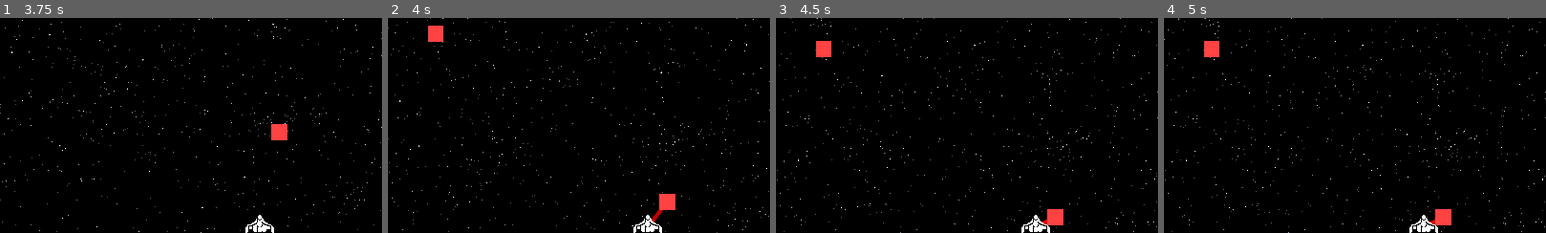
Above: before the commit, frames 1-4 (left to right).
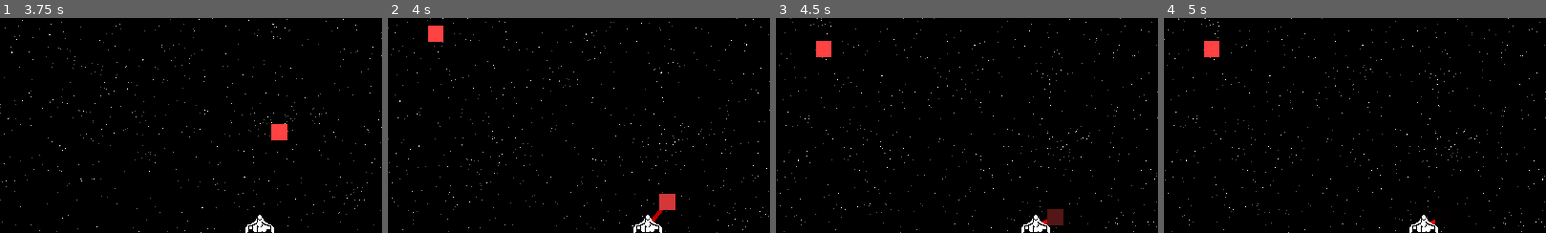
Above: after the commit, the same moments.

Repository: lajollagamesclub/project-mark
Game: Godot game, scene res://Main.tscn
The game is run twice, just before and just after one commit, with the same random seed, the same clock (stepped at 60 frames per second) and the same inputs. The engine's default icon, where the game draws it, is replaced by a stand-in: a white triangle on a blue panel in a dark square.
Inputs:
- Up to frame 1 (3.75 s): hold E (g_dash_right) 0.53-1.28 s; hold S (g_down) 1.28-2.03 s; hold E (g_dash_right) 2.03-2.78 s; hold W (g_up) 2.78-3.53 s; hold Q (g_dash_left) from 3.53 s (still down)
- Up to frame 2 (4 s): keep holding Q (g_dash_left)
- Up to frame 3 (4.5 s): keep holding Q (g_dash_left)
- Up to frame 4 (5 s): keep holding Q (g_dash_left)
The pictures show only the part of the screen within x 16-66%, y 1-51%; the shares and areas given below are measured in that part.

Frame 1 is identical in both runs. In frame 2, 0.3% of the frame differs, in the area x 71-76%, y 81-90%; in frame 3, 0.3%; in frame 4, 0.3%.

Commit message:
Drain asteroids

Diff:
--- a/src/Enemy.gd
+++ b/src/Enemy.gd
@@ -7,6 +7,11 @@
 
 var despawn_distance: float = 500.0
 var player_node: Node2D
+var resource_amount: float = 1.0 setget set_resource_amount
+
+func set_resource_amount(new_resource_amount):
+	resource_amount = new_resource_amount
+	modulate = lerp(Color(0, 0, 0), Color(1, 1, 1), resource_amount)
 
 func set_size(new_size):
 	if new_size % 2 != 0:
@@ -23,6 +28,14 @@
 		set_physics_process(false)
 		set_process(false)
 
+func _process(delta):
+	if resource_amount < 1.0:
+		self.resource_amount += delta*0.5
+
+func tap_resource(delta):
+	if resource_amount > 0.0:
+		self.resource_amount -= delta + delta*0.5
+
 func _physics_process(delta):
 	if player_node.global_position.distance_to(global_position) >= despawn_distance:
 		emit_signal("dead")
--- a/src/PlayerTurning.gd
+++ b/src/PlayerTurning.gd
@@ -2,6 +2,10 @@
 
 export var movement_speed = 700.0
 export var rotational_speed = 360.0
+
+func _process(delta):
+	for asteroid in $AsteroidVisualizations.get_bodies_in_group():
+		asteroid.tap_resource(delta)
 
 func _physics_process(delta):
 	var horizontal: int = int(Input.is_action_pressed("g_right")) - int(Input.is_action_pressed("g_left"))
